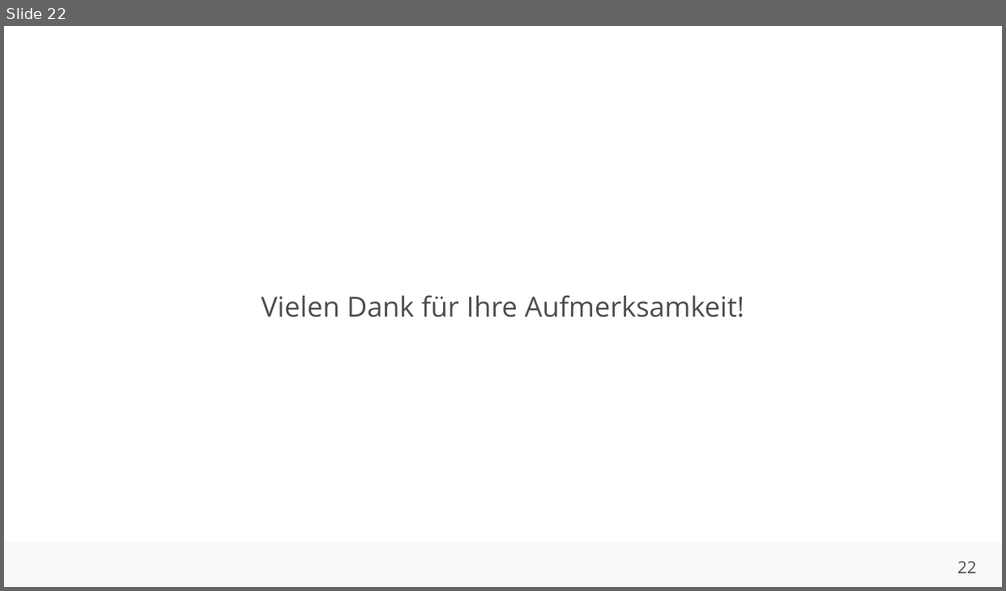
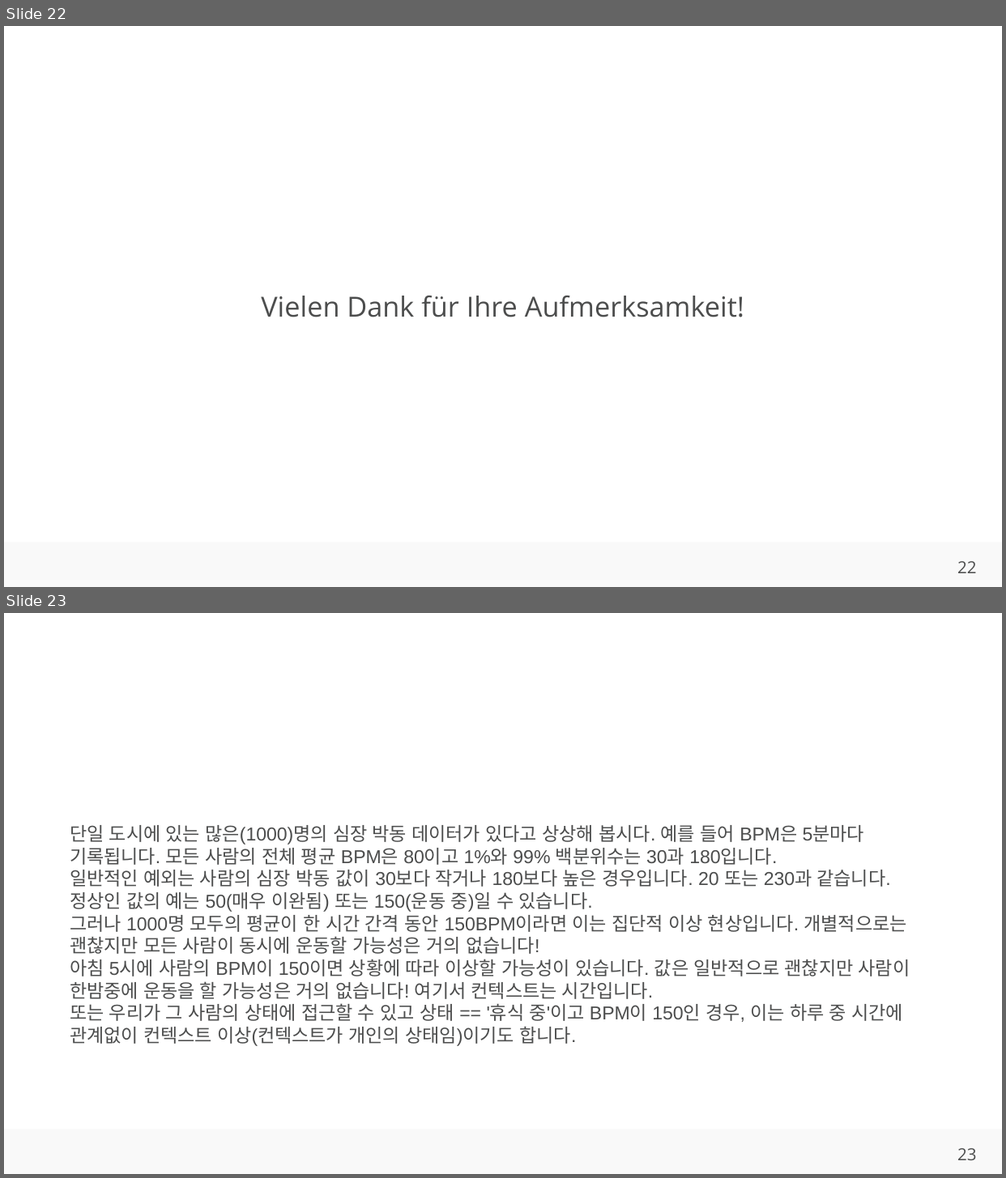
Before and after one commit to ahndavin/Abschlussarbeit_Bachelor, a slide deck: Kolloquium/Kolloquium.pptx. Shown one above the other, each under a label of ours: slide 22 before the commit, slides 22 and 23 after it. The pictures are 1006x591 and 1006x1178 pixels, drawn with LibreOffice and Linux fonts; fonts in the diff are those of the drawing; background and template pictures are left out. Boxes give left, top, right and bottom in pixels: in the first picture for what was removed or moved away, otherwise in the second. Text is boxed around its words. In the diff, an @@ line names an element or a change of style, - is before the commit and + after.

```diff
--- a/Kolloquium/Kolloquium.pptx
+++ b/Kolloquium/Kolloquium.pptx
@@ slide 23 added at <box>4,613,1002,1174</box>, background #FFFFFF; not listed: 2 template elements that a slide beside it also shows @@
@@ text added at <box>70,825,910,1046</box>, 13.5 pt, text #4C4D4D @@
+단일 도시에 있는 많은(1000)명의 심장 박동 데이터가 있다고 상상해 봅시다. 예를 들어 BPM은 5분마다 기록됩니다. 모든 사람의 전체 평균 BPM은 80이고 1%와 99% 백분위수는 30과 180입니다.
+일반적인 예외는 사람의 심장 박동 값이 30보다 작거나 180보다 높은 경우입니다. 20 또는 230과 같습니다. 정상인 값의 예는 50(매우 이완됨) 또는 150(운동 중)일 수 있습니다.
+그러나 1000명 모두의 평균이 한 시간 간격 동안 150BPM이라면 이는 집단적 이상 현상입니다. 개별적으로는 괜찮지만 모든 사람이 동시에 운동할 가능성은 거의 없습니다!
+아침 5시에 사람의 BPM이 150이면 상황에 따라 이상할 가능성이 있습니다. 값은 일반적으로 괜찮지만 사람이 한밤중에 운동을 할 가능성은 거의 없습니다! 여기서 컨텍스트는 시간입니다.
+또는 우리가 그 사람의 상태에 접근할 수 있고 상태 == '휴식 중'이고 BPM이 150인 경우, 이는 하루 중 시간에 관계없이 컨텍스트 이상(컨텍스트가 개인의 상태임)이기도 합니다.
```
Also in this commit, not shown: 3 slides changed.
